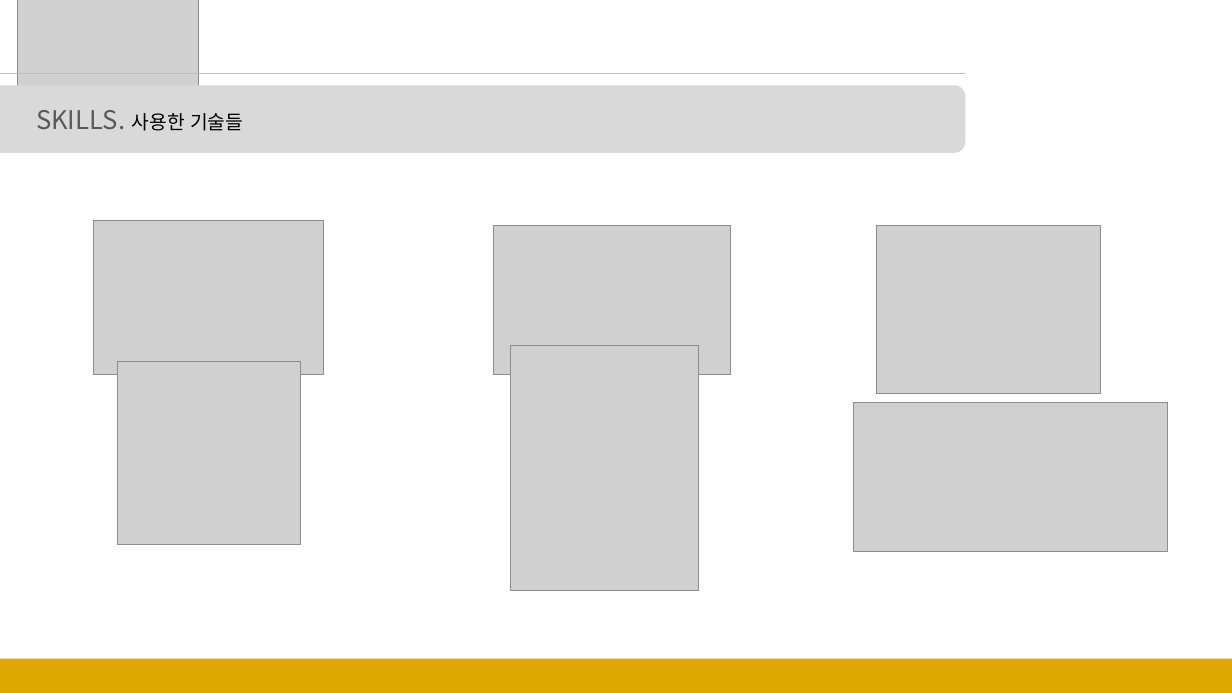
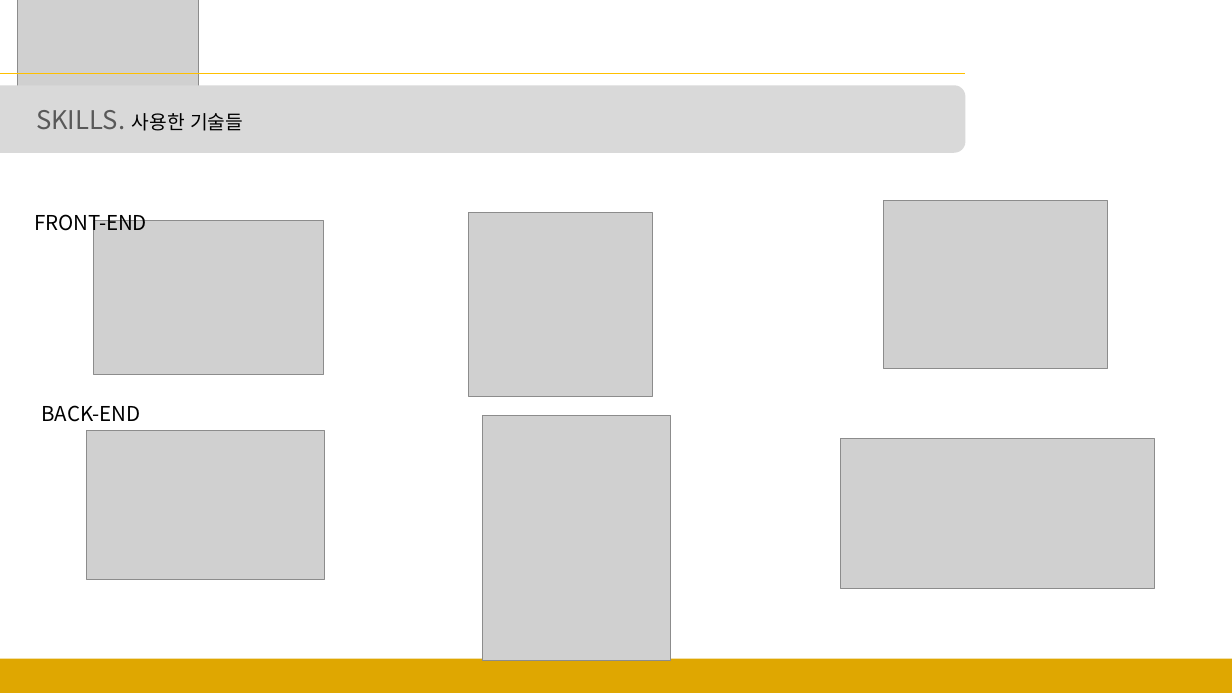
Before and after one commit to sgyoung96/Petmily, a slide deck: slide 8 of docs/발표ppt/발표.pptx. Drawn at 1232x693 pixels with LibreOffice and Linux fonts; fonts in the diff are those of the drawing; grey boxes stand for pictures. Boxes give left, top, right and bottom in pixels: in the first picture for what was removed or moved away, otherwise in the second. Text is boxed around its words. In the diff, an @@ line names an element or a change of style, - is before the commit and + after.

```diff
--- a/docs/발표ppt/발표.pptx
+++ b/docs/발표ppt/발표.pptx
@@ picture: place and size @@
-picture at bbox=[877, 226, 1101, 394]
+picture at bbox=[884, 201, 1107, 369]
@@ text added at bbox=[34, 214, 147, 235], 16 pt, text #000000 @@
+FRONT-END
@@ picture: place and size @@
-picture at bbox=[117, 361, 301, 545]
+picture at bbox=[469, 213, 653, 396]
@@ text added at bbox=[41, 405, 140, 422], 16 pt, text #000000 @@
+BACK-END
@@ picture: place and size @@
-picture at bbox=[510, 346, 698, 591]
+picture at bbox=[482, 415, 670, 660]
@@ picture: place and size @@
-picture at bbox=[494, 226, 731, 374]
+picture at bbox=[87, 431, 324, 579]
@@ picture: place and size @@
-picture at bbox=[854, 402, 1168, 551]
+picture at bbox=[841, 439, 1155, 588]
```
Also in this commit, not shown: 9 other slides changed, 5 other files.
